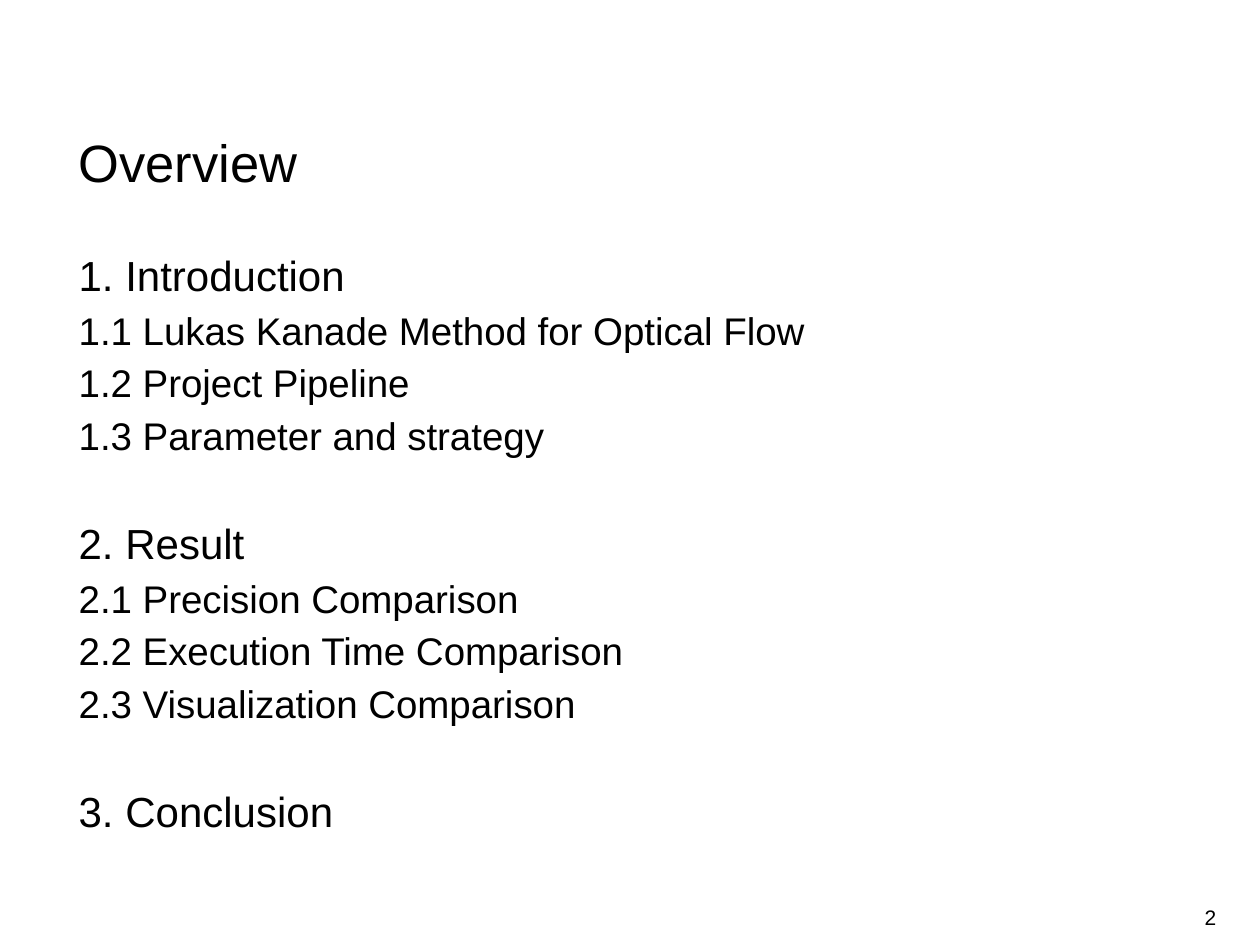
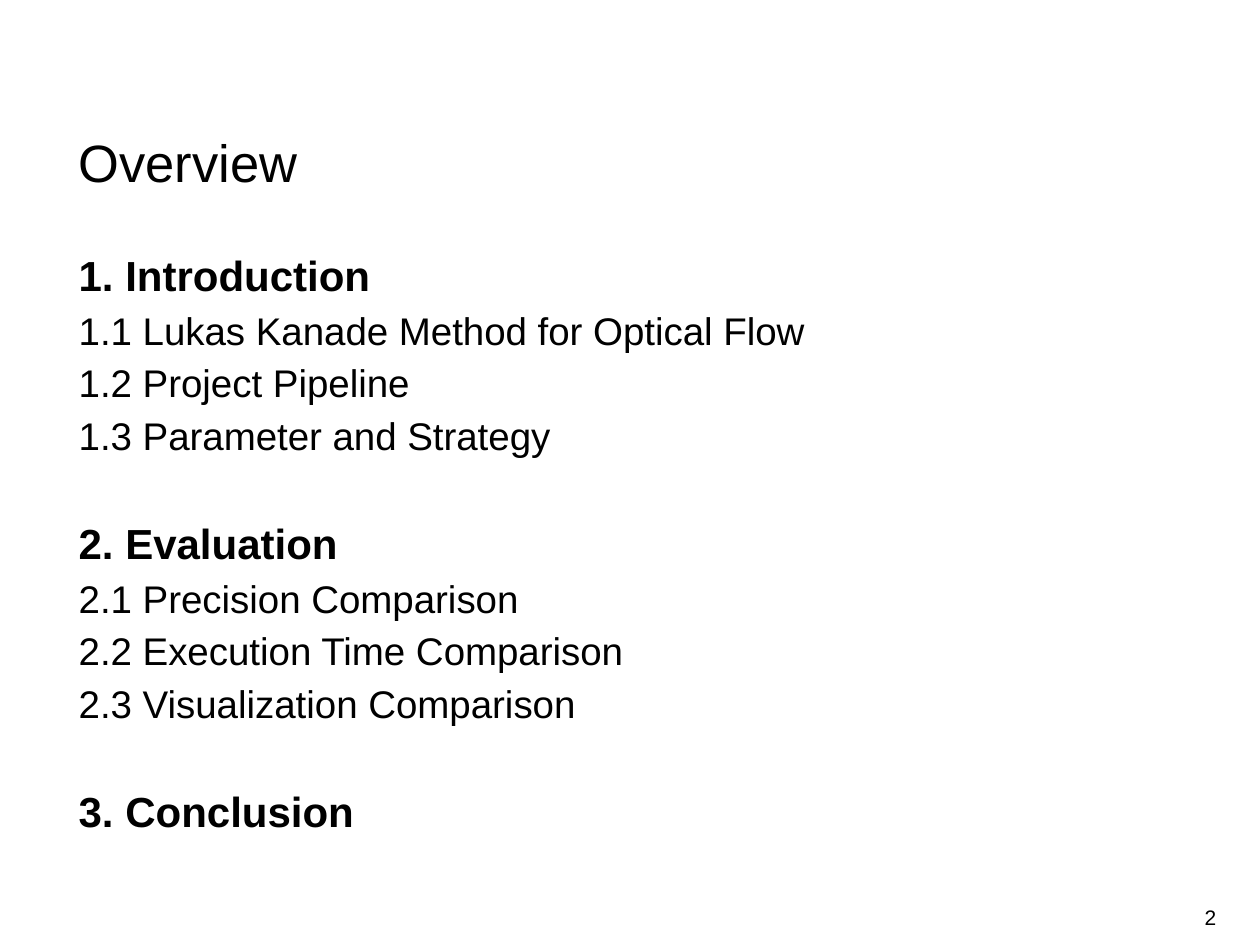
Before and after one commit to Tom-Huang/visual_navigation, a slide deck: slide 2 of FInal_Indirect Visual Odometry with Optical Flow.pdf.odp. Drawn at 1260x945 pixels with LibreOffice and Linux fonts; fonts in the diff are those of the drawing; background and template pictures are left out. Boxes give left, top, right and bottom in pixels: in the first picture for what was removed or moved away, otherwise in the second. Text is boxed around its words. In the diff, an @@ line names an element or a change of style, - is before the commit and + after.

```diff
--- a/FInal_Indirect Visual Odometry with Optical Flow.pdf.odp
+++ b/FInal_Indirect Visual Odometry with Optical Flow.pdf.odp
@@ text at bbox=[79, 260, 370, 828]: bold on in "1. Introduction", "3. Conclusion" @@
@@ text at bbox=[79, 422, 550, 560]: text changed @@
-1.3 Parameter and strategy
-2. Result
+1.3 Parameter and Strategy
+2. Evaluation
```
Also in this commit, not shown: 17 other slides changed, 1 slide added, 2 other files.
